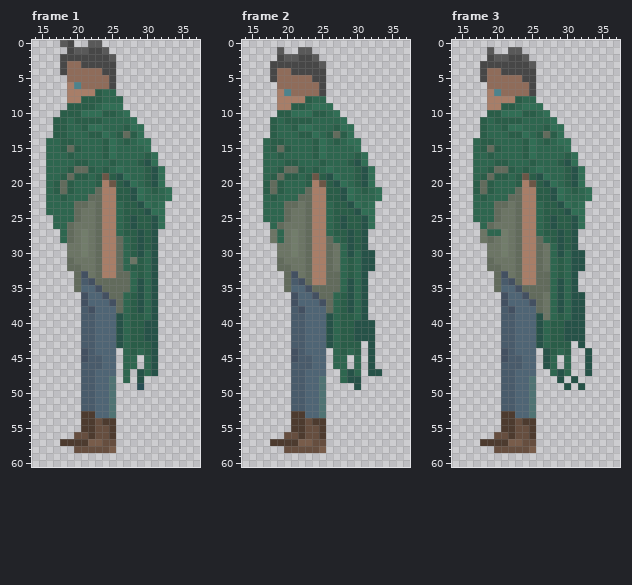
Pixel-art file: Todo/Arte/Player/PlayerL.ase. Above, as it was before the edit.
48x61 pixels, 5 frames. Colours within 5 levels of each other are drawn and written as one. Shown: frame 1: x 14..37, y 0..60; frame 2: x 14..37, y 0..60; frame 3: x 14..37, y 0..60. The commit also changed other frames, which this record leaves out.
The result:
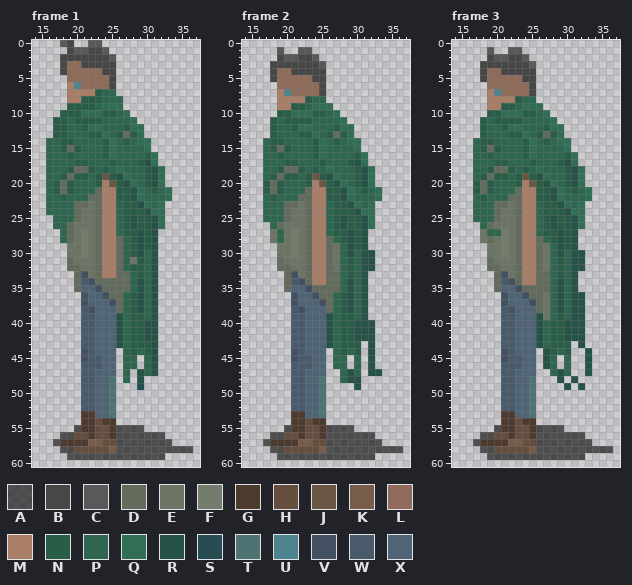
Palette (. is transparent): A #0000009b  B #474747  C #595959  D #626b5c  E #6c7565  F #727d6b  G #4d3b2f  H #664e3f  J #6b5646  K #785c4a  L #8f6c5a  M #a87e68  N #2a5d48  P #2e664f  Q #316e55  R #265248  S #274d54  T #4f7373  U #4d838c  V #435061  W #495b6b  X #4f6575
The edit:
layer "sombra" added
Frame 1, layer "sombra":
There is now colour A in row 55 at x 20 and 26 to 29; in row 56 at x 18 to 19 and 26 to 32; in row 57 at x 17 and 26 to 33; in row 58 at x 18 to 19 and 26 to 36; in row 59 at x 19 to 32.
Frame 2, layer "sombra": the same change as frame 1
Frame 3, layer "sombra": the same change as frame 1
